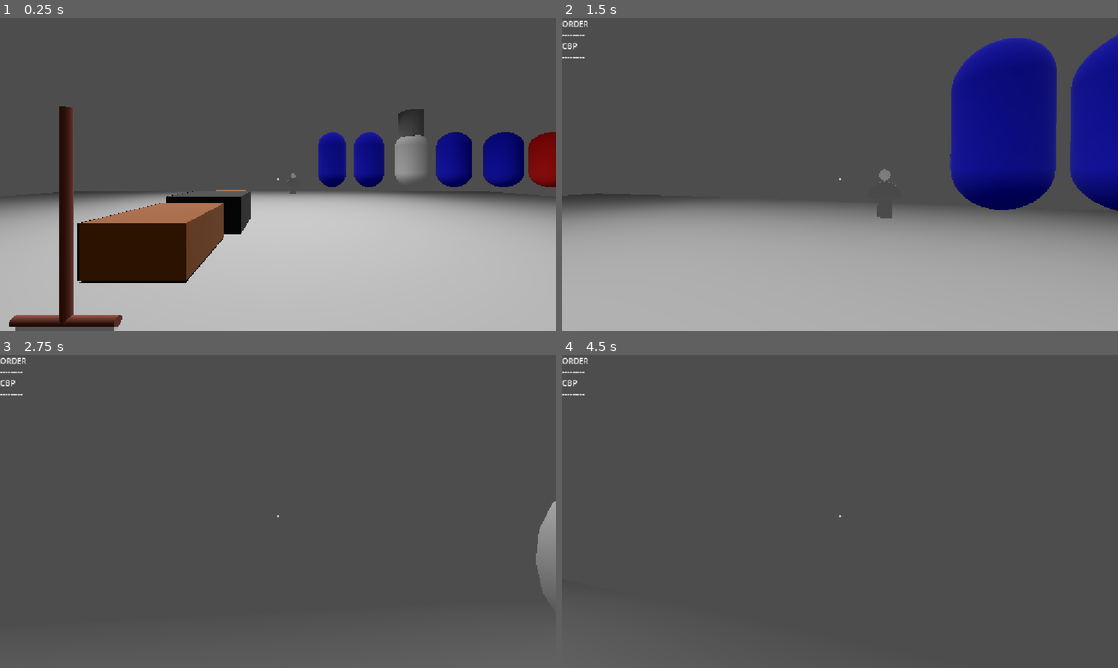
Above: before the commit, frames 1-4 (two rows, left to right).
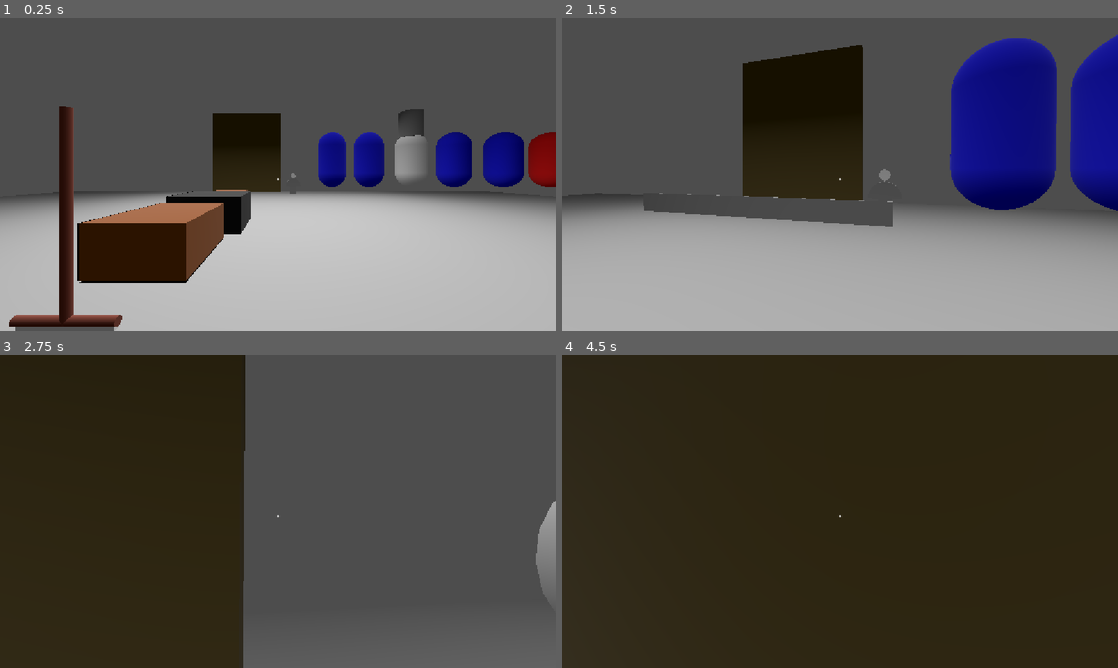
Above: after the commit, the same moments.

Repository: AlexLietha/Slacker
Game: Godot game, scene res://Scenes/test.tscn
Same seed, same stepped clock (60 frames per second), same inputs: the game is played once before the commit and once after it.
Inputs (mouse positions are in pixels of both pictures, inside the frame that each line leads up to):
- Up to frame 1 (0.25 s): no input
- Up to frame 2 (1.5 s): tap Enter (ui_accept) at 0.5, 0.77 s; move the mouse to (867, 174) at 0.52 s; hold W (moveForward) from 0.53 s (still down); right-click (867, 174) at 0.6 s; move the mouse to (812, 174) at 1.27 s; tap E (interact) at 1.35 s
- Up to frame 3 (2.75 s): keep holding W (moveForward); tap Enter (ui_accept) at 1.52 s; move the mouse to (289, 505) at 2.02 s; tap ` (reassignRoles) at 2.1 s
- Up to frame 4 (4.5 s): keep holding W (moveForward); tap Enter (ui_accept) at 2.75, 3.02, 3.5, 3.77, 4.25 s; move the mouse to (834, 517) at 2.77 s; right-click (834, 517) at 2.85 s; move the mouse to (878, 514) at 3.52 s; tap E (interact) at 3.6 s; move the mouse to (795, 508) at 4.27 s; tap ` (reassignRoles) at 4.35 s

The runs differ from the first frame. In frame 1, 3.0% of the frame differs, in the area x 38-51%, y 30-56%; in frame 2, 12%; in frame 3, 44%; in frame 4, 100%, in the area x 0-100%, y 0-100%.
Error after the commit: Invalid assignment of property or key 'text' with value of type 'String' on a base object of type 'Nil'. (res://Scripts/order_ticket.gd:20)

Commit message:
Kinda works

Diff:
--- a/slacker/Scenes/order_ticket.tscn
+++ b/slacker/Scenes/order_ticket.tscn
@@ -6,6 +6,7 @@
 size = Vector3(0.002, 0.75, 0.5)
 
 [node name="OrderTicket" type="Area3D" unique_id=978316633 node_paths=PackedStringArray("label3d")]
+transform = Transform3D(10, 0, 0, 0, 10, 0, 0, 0, 10, 0, 0, 0)
 script = ExtResource("1_w36pu")
 label3d = NodePath("OrderText")
 
--- a/slacker/Scenes/test.tscn
+++ b/slacker/Scenes/test.tscn
@@ -1,5 +1,6 @@
 [gd_scene format=3 uid="uid://c2dsntpomcf6p"]
 
+[ext_resource type="PackedScene" uid="uid://c6wolbp1jdqht" path="res://Scenes/order_board.tscn" id="1_iaow0"]
 [ext_resource type="PackedScene" uid="uid://w1hcy6j1i0vj" path="res://Scenes/player.tscn" id="1_lc1oi"]
 [ext_resource type="PackedScene" uid="uid://csl4s4fsyxjxk" path="res://Scenes/grill.tscn" id="3_qc4db"]
 [ext_resource type="PackedScene" uid="uid://ddnsnlj6myhdd" path="res://Scenes/npc.tscn" id="4_ys1qc"]
@@ -14,6 +15,9 @@
 ambient_light_color = Color(1, 1, 1, 1)
 
 [node name="Node3D" type="Node3D" unique_id=464850409]
+
+[node name="OrderBoard" parent="." unique_id=598548473 instance=ExtResource("1_iaow0")]
+transform = Transform3D(-0.021879759, 0, -0.9997606, 0, 1, 0, 0.9997606, 0, -0.021879759, -0.7256813, 0.6076828, -8.709018)
 
 [node name="CSGBox3D" type="CSGBox3D" parent="." unique_id=1246626760]
 transform = Transform3D(1, 0, 0, 0, 1, 0, 0, 0, 1, 0, -0.1, 0)
--- a/slacker/Scripts/Orders/UI/order_list.gd
+++ b/slacker/Scripts/Orders/UI/order_list.gd
@@ -1,15 +1,16 @@
 extends VBoxContainer
+class_name OrderList
+
+#signal makeTicket
 
 func _ready() -> void:
 	OrderManager.StartedOrder.connect(AddOrder)
 	OrderManager.CompletedOrder.connect(DeleteOrder)
 
 func AddOrder(order: Order) -> void:
-	var label = OrderElement.new()
-	add_child(label)
-	label.order = order
-	label.fit_content = true
-	label.text = "ORDER \n---------\n" + order.GetEntree().GetName() + "\n---------"
+	var label: String
+	var board = Order_Board.new()
+	label = "ORDER \n---------\n" + order.GetEntree().GetName() + "\n---------"
 
 func UpdateOrder(order: Order) -> void:
 	print("Updating Order UI")
--- a/slacker/Scripts/order_board.gd
+++ b/slacker/Scripts/order_board.gd
@@ -1,18 +1,30 @@
 extends Node3D
+class_name Order_Board
 
 @export var OrderSpots: Array[Node3D]
-#@export var tickets = preload("res://Scenes/OrderTicket.tscn")
+var ticket_scene : PackedScene = preload("res://Scenes/order_ticket.tscn")
 
 # Called when the node enters the scene tree for the first time.
 func _ready() -> void:
 	pass # Replace with function body.
+	OrderManager.StartedOrder.connect(_spawnTicket)
 
 
 # Called every frame. 'delta' is the elapsed time since the previous frame.
 func _process(delta: float) -> void:
 	pass
-func _spawnTicket() -> void:
-	pass
+func _spawnTicket(order: Order) -> void:
+
+	var label = OrderTicket.new()
+	print("Making Ticket")
+	var ticket = ticket_scene.instantiate()
+	label.Set_Text(order.GetEntree().GetName())
+	print(order.GetEntree().GetName()+" On ticket")
+	print("Ticket Made")
+	#ticket.transform.origin = Vector3.ZERO
+	add_child(ticket)
+
+
 	#for i in OrderSpots.size():
 		#var ticket = tickets.instantiate()
 		#tickets.position = OrderSpots[i].position
--- a/slacker/Scripts/order_ticket.gd
+++ b/slacker/Scripts/order_ticket.gd
@@ -6,6 +6,9 @@
 # Called when the node enters the scene tree for the first time.
 func _ready() -> void:
 	Set_Text("Press E To Start")
+	position = Vector3(1,1,1)
+	print(position)
+	#OrderList.AddOrder()
 
 
 # Called every frame. 'delta' is the elapsed time since the previous frame.
